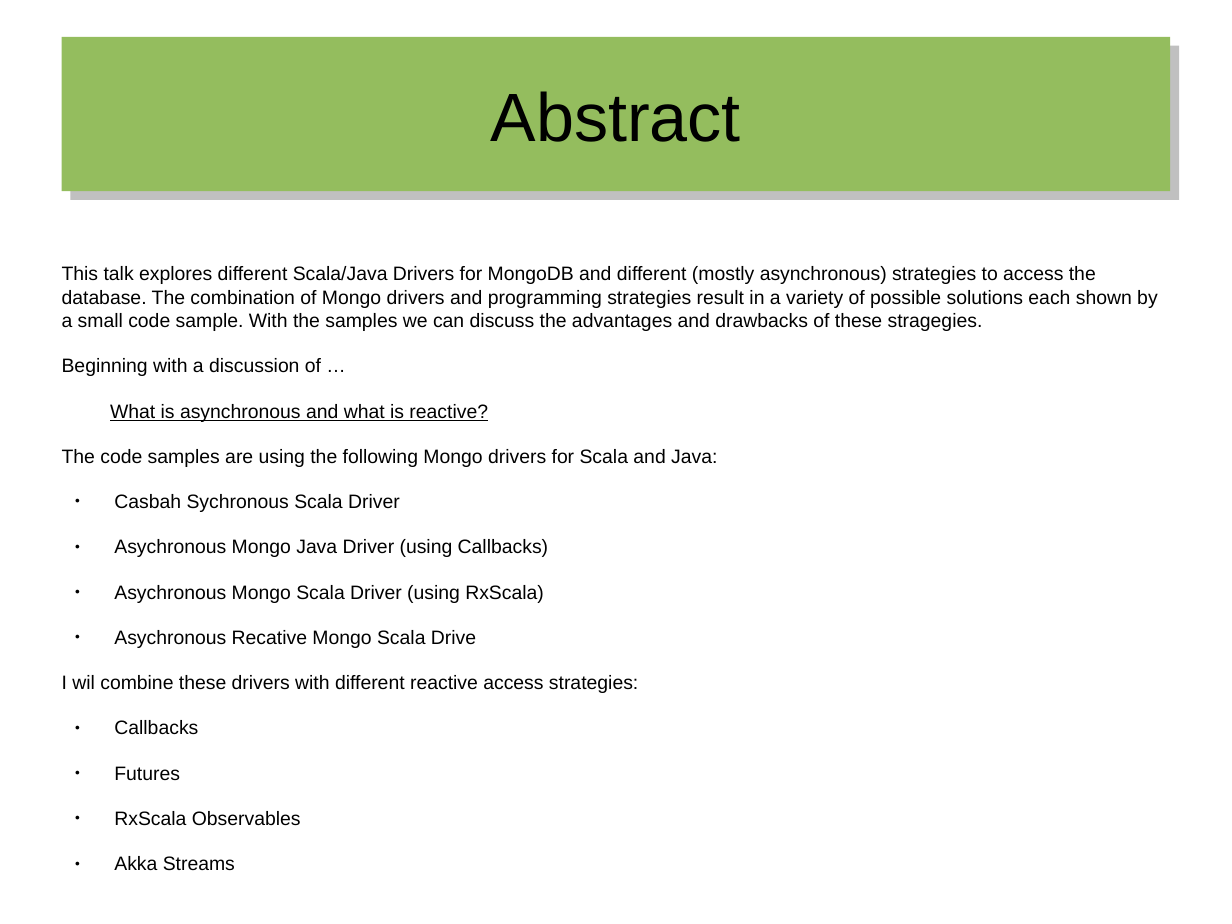
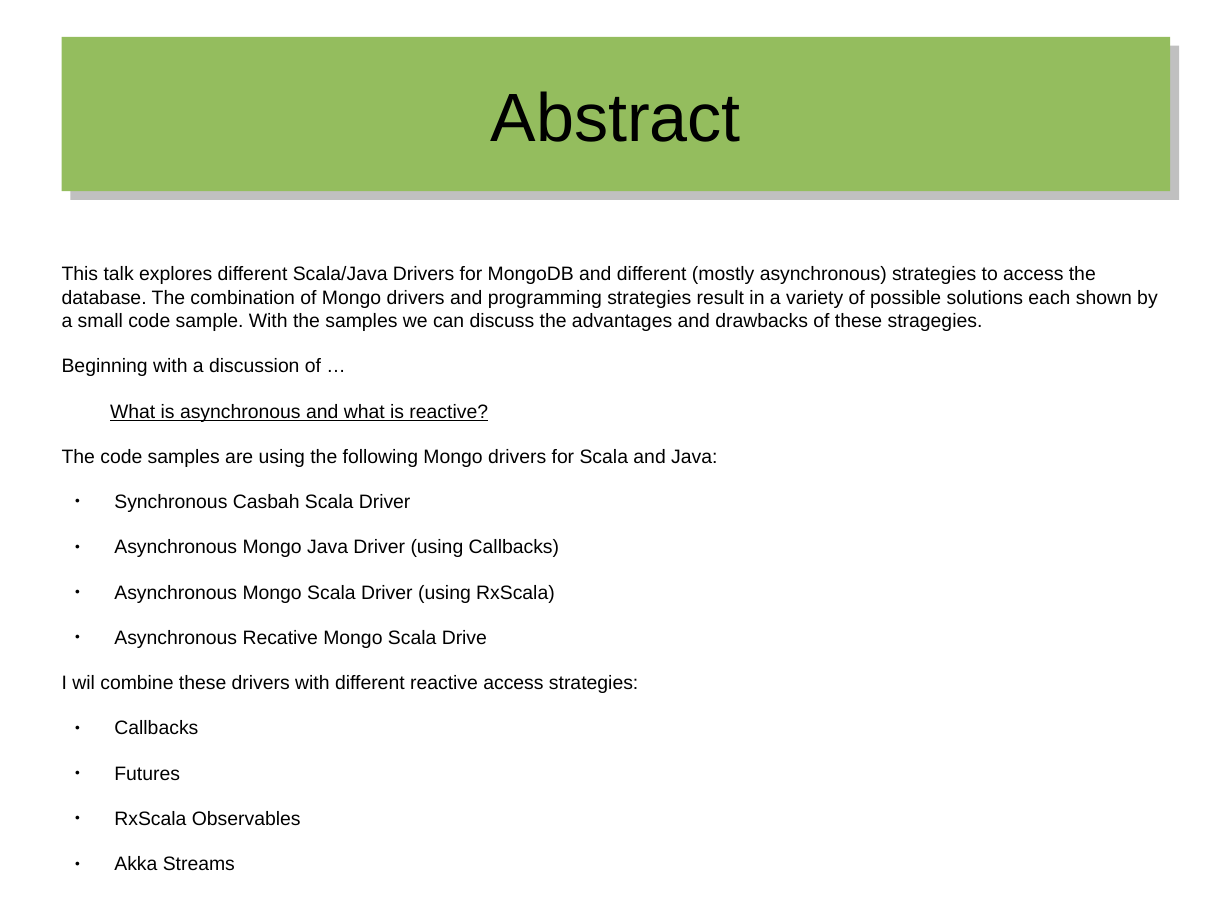
Before and after one commit to hermannhueck/reactive-mongo-access, a slide deck: slide 3 of Slides/2016-08_Reactive Mongo Access from Scala.odp. Drawn at 1232x924 pixels with LibreOffice and Linux fonts; fonts in the diff are those of the drawing. Boxes give left, top, right and bottom in pixels: in the first picture for what was removed or moved away, otherwise in the second. Text is boxed around its words. In the diff, an @@ line names an element or a change of style, - is before the commit and + after.

Commit message:
Slides completed; Code improved

```diff
--- a/Slides/2016-08_Reactive Mongo Access from Scala.odp
+++ b/Slides/2016-08_Reactive Mongo Access from Scala.odp
@@ text at (114,494,559,648): text changed @@
-● Casbah Sychronous Scala Driver
-● Asychronous Mongo Java Driver (using Callbacks)
-● Asychronous Mongo Scala Driver (using RxScala)
-● Asychronous Recative Mongo Scala Drive
+● Synchronous Casbah Scala Driver
+● Asynchronous Mongo Java Driver (using Callbacks)
+● Asynchronous Mongo Scala Driver (using RxScala)
+● Asynchronous Recative Mongo Scala Drive
```
Also in this commit, not shown: 1 other file.
